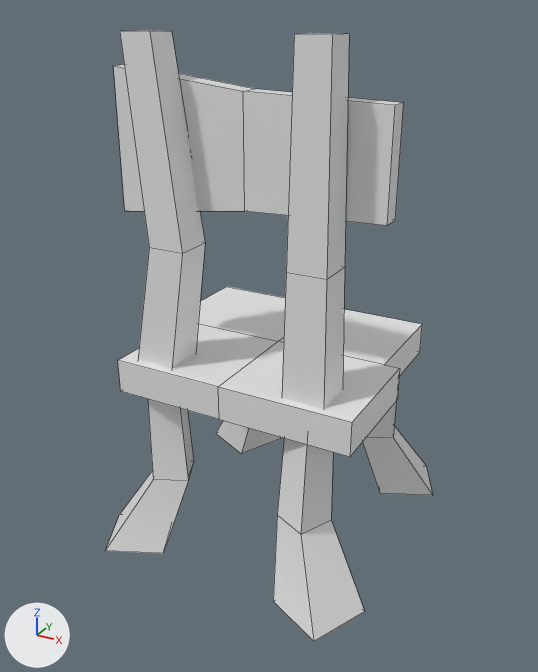
One commit to the FBX model PFATAL/Assets/_Graph/Meshes/Enviro/props/msh_chair.fbx: the scene before it, then after it.
Camera for both pictures: a camera (50 mm lens) standing at (0.467, -0.879, 0.736) and looking at (-0.003, -0.025, 0.309). Every picture has the same lights, and +X, +Y and +Z are marked at lower left. The picture after the commit comes second. Mesh edges are drawn as thin lines.
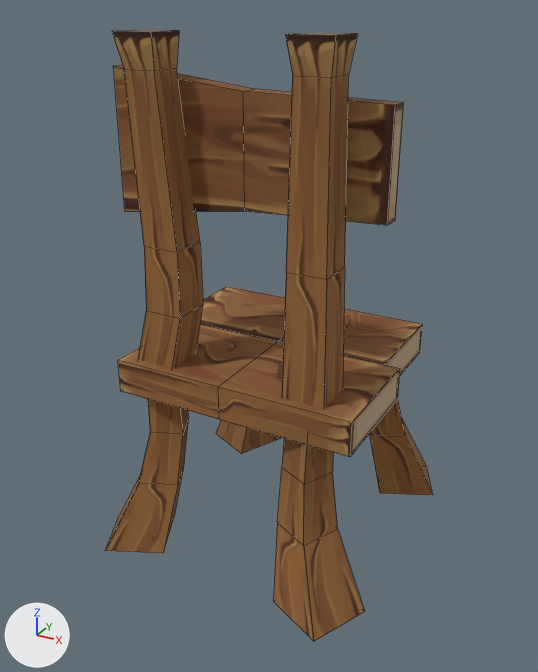
Boxes (x1, y1, x2, y2) around the edits, measured in the pictures (538 x 672 px):
part 1 of me_cube_007, reshaped
    before: (120, 30, 349, 280)
    after: (112, 30, 357, 318)
part 2 of me_cube_007, built on
    before: (105, 399, 433, 641)
    after: (105, 398, 433, 641)
part 3 of me_cube_007, surface changed (grey to brown)
    before: (138, 243, 205, 368)
    after: (138, 305, 203, 368)
part 4 of me_cube_007, recoloured (white to brown)
    both: (105, 30, 433, 641)

What the commit changed:
Picture 'tex_trim_wood.png' (img_tex_trim_wood_png) is new.
Material 'M_trim_props' (mat_m_trim_props) is new.
Its texture is img_tex_trim_wood_png.
Its roughness is 1.0.
me_cube_007 is used by ob_cube_003; location (0.0, 0.0, 0.0).
me_cube_007 had 105 vertices, 76 faces and spanned x -0.21..0.21, y -0.227..0.227, z 0.0..0.711.
me_cube_007 now has 133 vertices, 104 faces and spans x -0.21..0.21, y -0.227..0.227, z 0.0..0.711.
Part 1, on me_cube_007:
8 faces are deleted.
12 vertices move from x -0.138..0.134, y -0.145..-0.093, z 0.455..0.711 to x -0.145..0.14, y -0.149..-0.091, z 0.366..0.711.
12 vertices are added at x -0.135..0.135, y -0.145..-0.093, z 0.455..0.671.
20 new faces join them.
Part 2, on me_cube_007:
16 faces are deleted.
16 vertices move from x -0.144..0.144, y -0.167..0.167, z 0.106 to x -0.16..0.16, y -0.185..0.185, z 0.106.
16 vertices are added at x -0.144..0.144, y -0.164..0.164, z 0.183..0.184.
32 new faces join them.
me_cube_007 part 3: 4 kept faces spanning x -0.146..-0.069, y -0.148..-0.09, z 0.278..0.366 get new texture (UV) coordinates.
me_cube_007 part 4: 52 faces spanning x -0.21..0.21, y -0.227..0.227, z 0.0..0.711 switch from mat_m_trimsheet_wood (white #e7e7e7) to mat_m_trim_props (picture img_tex_trim_wood_png).
